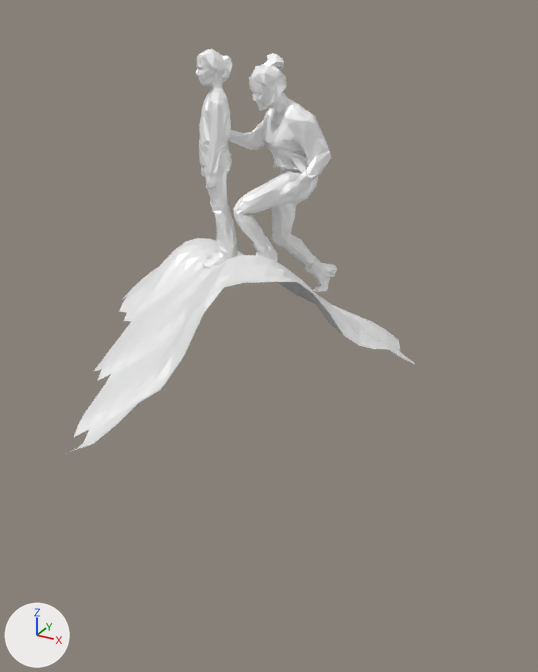
Renders of the glTF model src/resources/mongolia.glb from each side of a commit.
The view is the same before and after, from a 50 mm camera at (3.44, -5.04, 2.23) aimed at (1.28, -1.1, 0.26). Every picture has the same lights, and +X, +Y and +Z are marked at lower left. Where no turn or scale is listed for an object, it has been applied to the vertices.

The first picture shows 'Plane', 'child', 'uploads_files_823762_casualPack (1)'.
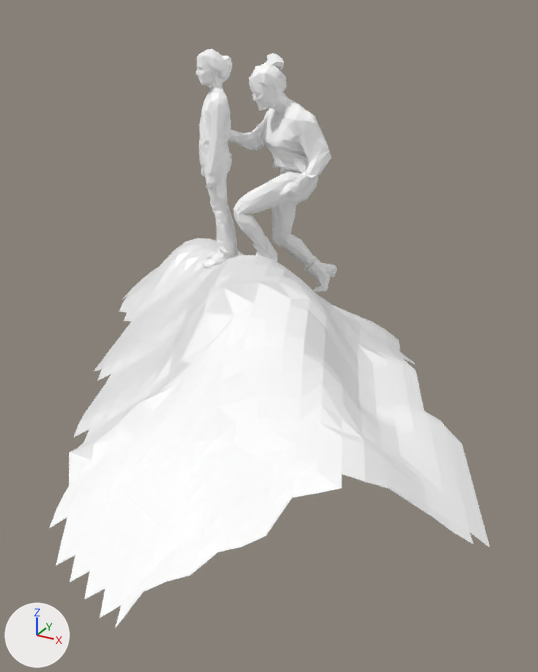
The newer file is also turned or shifted as a whole; pictures and numbers use the older file's frame.

What the commit changed:
In material 'yeonmi' (mat_yeonmi), metallic goes from 0.4 to 0.0.
In material 'yeonmi' (mat_yeonmi), roughness goes from 0.5 to 1.0.
Material 'yeonmi.001' (mat_yeonmi_001) is new.
Its base color is (1.0, 1.0, 1.0) (white #ffffff).
Its metallic is 0.4.
me_plane_002 is used by ob_plane; location (0.45, -0.281, 0.133).
me_plane_002 had 577 vertices, 1050 faces and spanned x -1.48..1.56, y -2.25..1.57, z -0.41..0.56.
me_plane_002 now has 887 vertices, 1637 faces and spans x -1.48..2.54, y -2.96..1.57, z -0.41..0.56.
me_plane_002 part 1: 310 vertices added at x 0.4..2.54, y -2.96..-0.18, z -0.37..0.53.
me_plane_002 now uses material mat_yeonmi_001 (white #ffffff).

Changed parts and their boxes [x1, y1, x2, y2] in the pictures (538 x 672 px):
'Plane', reshaped (28% wider, 82% taller): before [71, 238, 415, 452]; after [50, 238, 490, 628]
part 1 of me_plane_002, added: after [50, 282, 490, 628]
